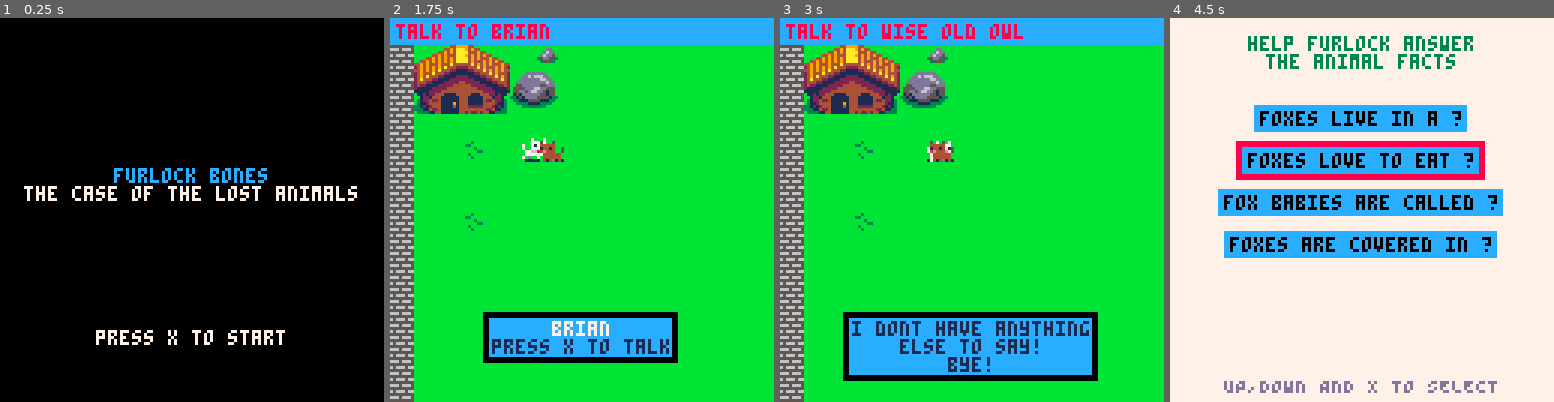
Above: before the commit, frames 1-4 (left to right).
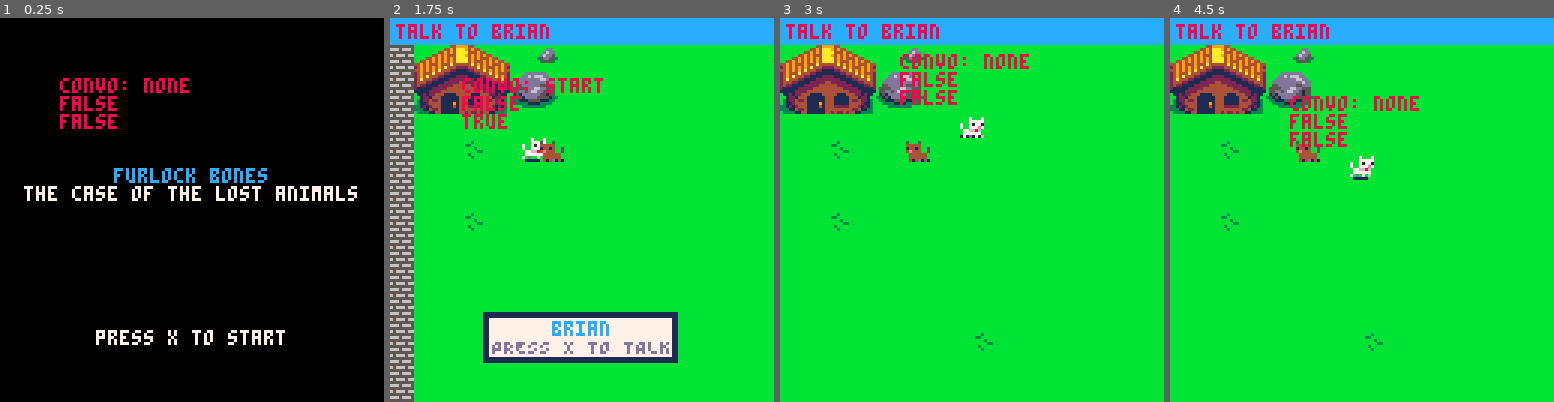
Above: after the commit, the same moments.

Repository: Mackeriah/FurlockBones-game
Game: PICO-8 cartridge furlock bones.p8
Two runs of this game, one before a commit and one after it. Both use one fixed random seed, a clock stepped at 60 frames per second and the inputs below.
Inputs:
- Up to frame 1 (0.25 s): no input
- Up to frame 2 (1.75 s): tap X (X key) at 0.33, 1.07 s; tap O (Z key) at 0.7, 1.7 s; hold Right from 1.6 s (still down)
- Up to frame 3 (3 s): tap X (X key) at 1.85, 2.97 s; release Right at 2.1 s; tap O (Z key) at 2.1, 2.5, 2.9 s; hold Up 2.15-2.42 s; hold Right from 2.47 s (still down)
- Up to frame 4 (4.5 s): release Right at 3.03 s; hold Left 3.08-3.58 s; tap O (Z key) at 3.3, 3.7, 4.1 s; hold Down 3.63-3.97 s; hold Right from 4.02 s (still down); tap X (X key) at 4.08 s

The runs differ from the first frame. In frame 1, 1.1% of the frame differs, in the area x 15-50%, y 15-29%; in frame 2, 7.8%; in frame 3, 24%; in frame 4, 100%, in the area x 0-100%, y 0-100%.

Commit message:
conversation now ended if wordgame displayed

Diff:
--- a/furlock bones.p8
+++ b/furlock bones.p8
@@ -66,7 +66,9 @@
 	cls()
 	if activeGame == false then draw_menu() else draw_game() end
 	-- player.x-20,player.y-20,8
-	--print(wordgame.answered[3])
+	print("convo: "..conversation_state,player.x-20,player.y-20,8)
+	print(wordgame.displayed)
+	print(conversation.active)
 	--print("question: "..wordgame.selectedQuestion)
 end
 
@@ -137,21 +139,23 @@
 end
 
 function conversation_system()
-	if wordgame.displayed == false then -- to stop movement buttons affecting conversations
+	if wordgame.displayed == false then -- stop menu buttons affecting conversations
+
+		if (btnp(🅾️)) then	conversation_state = "none"	end -- reset conversation if wordgame shown (#hackyfix)
+
 		if conversation_state == "start" then
-			new_conversation({conversation.character,"press x to talk"})
-			if (btnp(❎)) then
-				conversation_state = "level1"
-			end
+			new_conversation({conversation.character,"PRESS X TO TALK"})
+			if (btnp(❎)) then conversation_state = "level1" end
+
 
 		-- BRIAN
 		elseif conversation_state == "level1" and conversation.character == "brian" then
-			new_conversation({"ruff! morning furlock!"})
+			new_conversation({"ruff! morning furlock!","PRESS X TO CONTINUE"})
 			if (btnp(❎)) then
 				conversation_state = "level2"
 			end
 		elseif conversation_state == "level2" and conversation.character == "brian" then
-			new_conversation({"i dont have anything","else to say!","bye!"})
+			new_conversation({"i dont have anything","else to say!","bye!","PRESS X TO CONTINUE"})
 			objective.current = "talk to wise old owl"
 			wordgame.pagesCollected = true
 			if (btnp(❎)) then
@@ -160,12 +164,12 @@
 
 		-- OWL
 		elseif conversation_state == "level1" and conversation.character == "owl" then
-			new_conversation({"hmm, what now furlock?"})
+			new_conversation({"hmm, what now furlock?","PRESS X TO CONTINUE"})
 			if (btnp(❎)) then
 				conversation_state = "level2"
 			end
 		elseif conversation_state == "level2" and conversation.character == "owl" then
-			new_conversation({"hurrumph!"})
+			new_conversation({"hurrumph!","PRESS X TO CONTINUE"})
 			objective.current = "collect page pieces 7/10"
 			if (btnp(❎)) then
 				conversation_state = "none"
@@ -212,27 +216,29 @@
 	if (player.y < 200) then
 		conversationBox_y = camera_y + 100 -- controls vertical location of text box (0 top, 127 bottom)
 	else
-		conversationBox_y = camera_y + 5 -- controls vertical location of text box (0 top, 127 bottom)
+		conversationBox_y = camera_y + 12 -- controls vertical location of text box (0 top, 127 bottom)
 	end
 
 	local conversationBox_width = conversationBox_x+(maxSentenceWidth*4)  -- *4 to account for character width
 	local conversationBox_height = conversationBox_y + #conversation.string * 6 -- *6 for character height
 
 	-- draw outer border text box
-	rectfill(conversationBox_x-2, conversationBox_y-2, conversationBox_width+2, conversationBox_height+2, 0)
-	rectfill(conversationBox_x, conversationBox_y, conversationBox_width, conversationBox_height, 12)
+	rectfill(conversationBox_x-2, conversationBox_y-2, conversationBox_width+2, conversationBox_height+2, 1)
+	rectfill(conversationBox_x, conversationBox_y, conversationBox_width, conversationBox_height, 7)
 
 	-- write text
 	for i=1, #conversation.string do  -- the # gets the legnth of the array 'text'
 		local txt = conversation.string[i]
 		local tx = camera_x + 64 - #txt * 2 -- centre text based on length of string txt
 		local ty = conversationBox_y -5+(i*6) -- padding for top of box but because for loop starts at 1 we need to subtract 5
-		if (conversation_state == "start") and i == 1
-		 or (conversation_state == "sign") and i == 1
-		 then
-			print(txt, tx, ty, 7) -- print first text line white
+		-- if (conversation_state == "start") and i == 1
+		--  or (conversation_state == "sign") and i == 1
+		--  then
+		-- 	print(txt, tx, ty, 1) -- print first text line white
+		if i == #conversation.string then -- if we're on last line
+			print(txt, tx, ty, 13) -- print last text line grey
 		else
-			print(txt, tx, ty, 1)
+			print(txt, tx, ty, 12)
 		end
 	end
 end
@@ -743,11 +749,13 @@
 function brian_collision(playerx,playery,charx,chary)
 	if charx +10 > playerx and charx < playerx +10 and chary +10 > playery and chary < playery +10 then
 	brian.speed = 0
-  		if conversation_state == "none" then
-			conversation_state = "start"
-			conversation.character = "brian"
-			brian.wait = true
-			brian.waitTime = time()
+		if wordgame.displayed == false then
+			if conversation_state == "none" then
+				conversation_state = "start"
+				conversation.character = "brian"
+				brian.wait = true
+				brian.waitTime = time()
+			end
 		end
 	else
 		if conversation.character == "brian" then -- if player walks away instead of starting conversation
